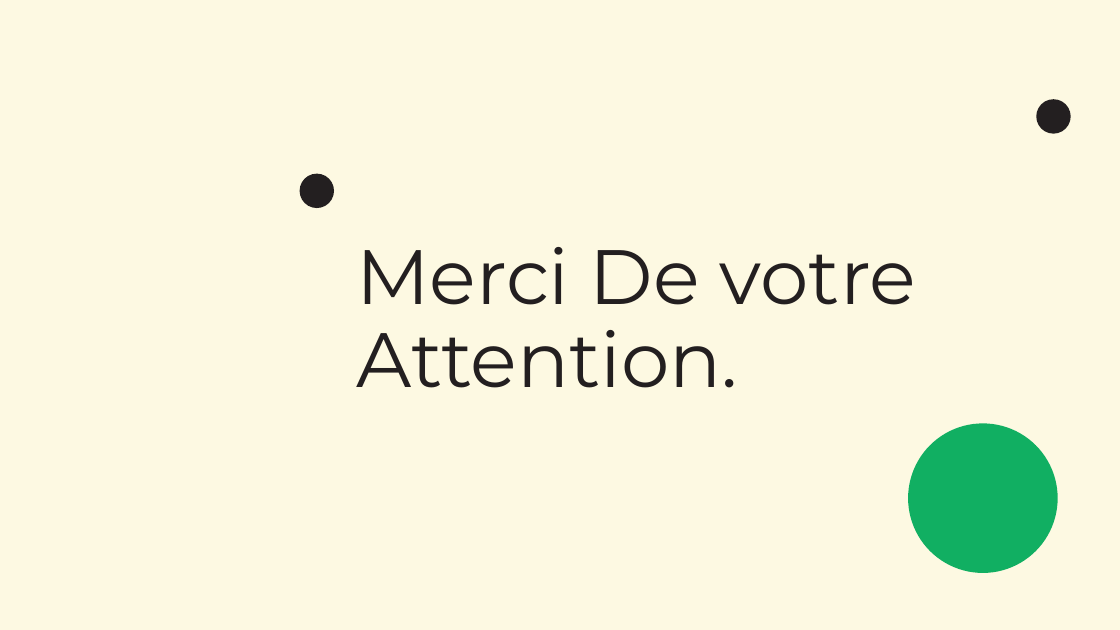
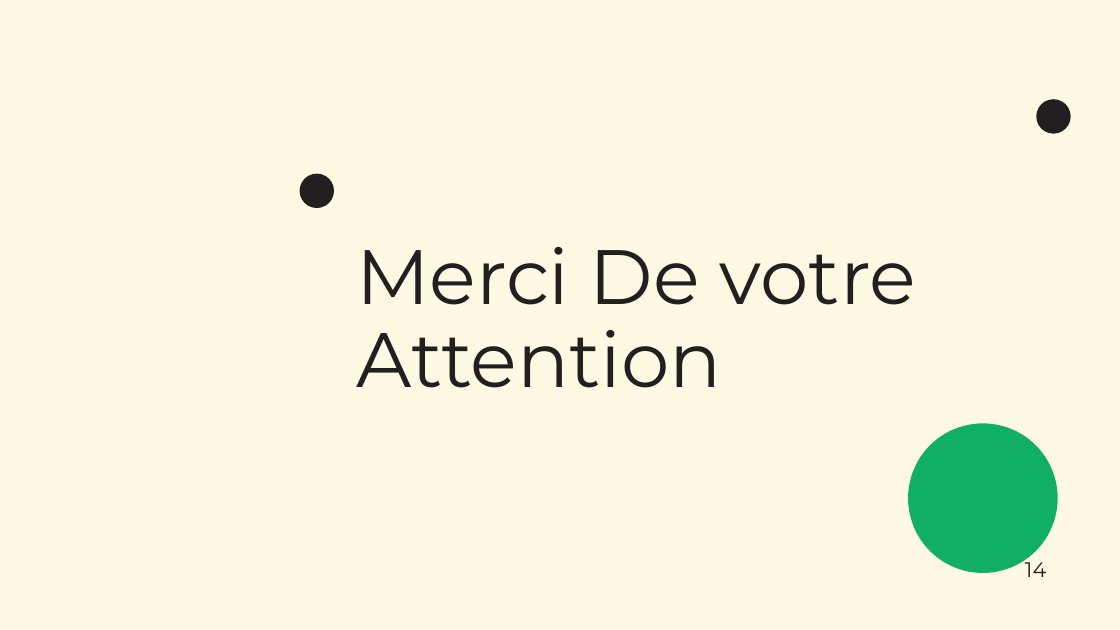
Before and after one commit to MisterPy15/GESTION_DES_ENSEIGNANT_VACATAIRES, a slide deck: slide 15 of PresentationFinal.pptx. Drawn at 1120x630 pixels with LibreOffice and Linux fonts; fonts in the diff are those of the drawing; background and template pictures are left out. Boxes give left, top, right and bottom in pixels: in the first picture for what was removed or moved away, otherwise in the second. Text is boxed around its words. In the diff, an @@ line names an element or a change of style, - is before the commit and + after.

```diff
--- a/PresentationFinal.pptx
+++ b/PresentationFinal.pptx
@@ title at (x1=356, y1=247, x2=916, y2=388): text changed @@
-Merci De votre Attention.
+Merci De votre Attention
@@ text added at (x1=1025, y1=556, x2=1046, y2=577), 18 pt, text #231F20 @@
+14
```
Also in this commit, not shown: 14 other slides changed, 19 other files.
